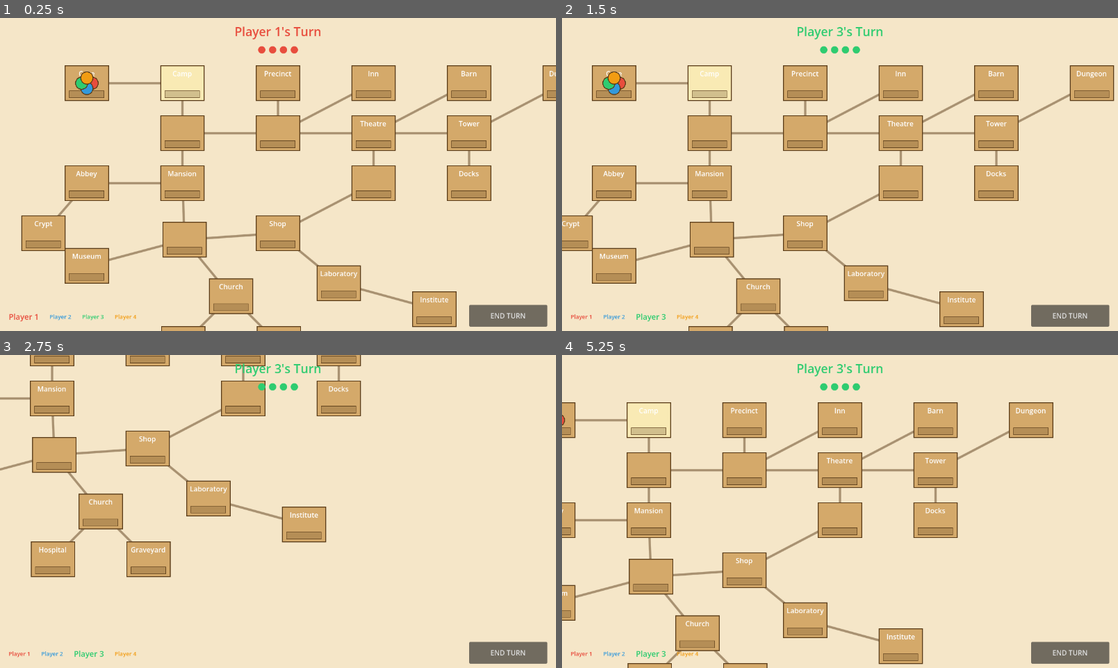
Above: before the commit, frames 1-4 (two rows, left to right).
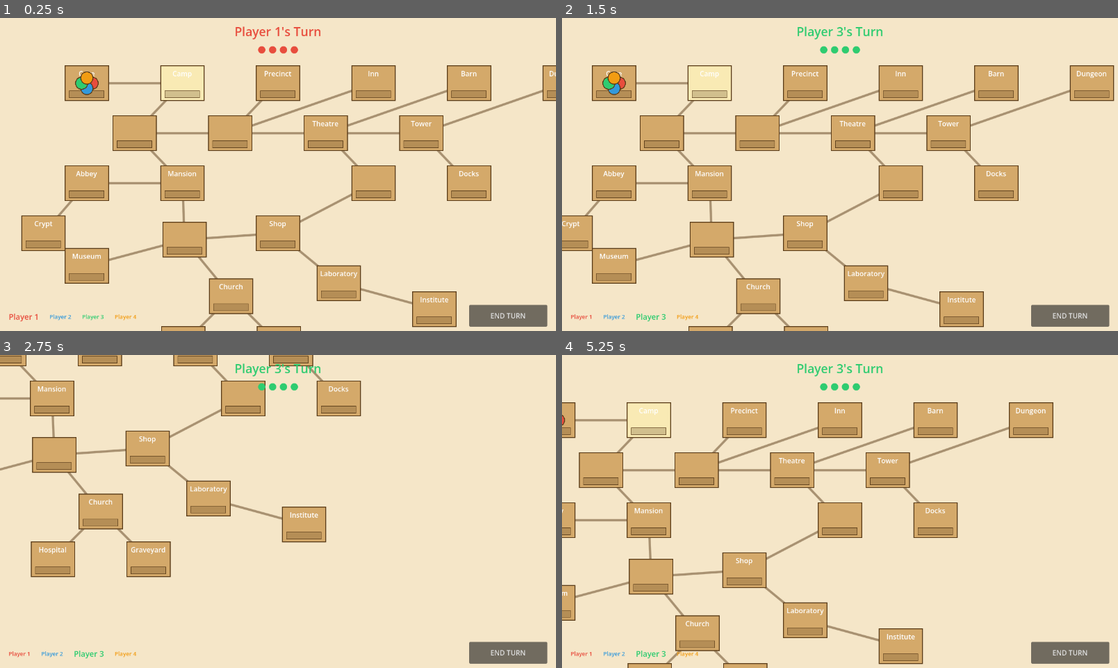
Above: after the commit, the same moments.

Repository: arlopurcell/horrified-board-game
Game: Godot game, scene res://scenes/Main.tscn
Two runs of this game, one before a commit and one after it. Both use one fixed random seed, a clock stepped at 60 frames per second and the inputs below. The project has no main scene, so this scene is started directly.
Inputs (mouse positions are in pixels of both pictures, inside the frame that each line leads up to):
- Up to frame 1 (0.25 s): no input
- Up to frame 2 (1.5 s): click "END TURN" at 0.5 s; tap Enter at 1.25 s; move the mouse to (628, 64) at 1.27 s; hold D from 1.28 s (still down); click (628, 64) at 1.42 s
- Up to frame 3 (2.75 s): move the mouse to (38, 401) at 2.02 s; release D at 2.03 s; hold S from 2.03 s (still down); click (38, 401) at 2.17 s
- Up to frame 4 (5.25 s): move the mouse to (784, 380) at 2.77 s; release S at 2.78 s; hold D 2.78-3.53 s; click (784, 380) at 2.92 s; move the mouse to (756, 373) at 3.52 s; hold W 3.53-4.28 s; click (756, 373) at 3.67 s; move the mouse to (650, 392) at 4.27 s; hold A from 4.28 s (still down); click (650, 392) at 4.42 s; move the mouse to (678, 401) at 5.02 s; click (678, 401) at 5.17 s

The runs differ from the first frame. In frame 1, 8.1% of the frame differs, in the area x 20-98%, y 22-48%; in frame 2, 8.1%; in frame 3, 2.3%; in frame 4, 8.1%, in the area x 3-81%, y 22-48%.

Commit message:
data: shift second row 110px left

Diff:
--- a/resources/data/board.tres
+++ b/resources/data/board.tres
@@ -55,7 +55,7 @@
 script = ExtResource("2")
 id = 6
 name = ""
-position = Vector2(420, 265)
+position = Vector2(310, 265)
 neighbors = [1, 7, 11]
 has_item = false
 
@@ -63,7 +63,7 @@
 script = ExtResource("2")
 id = 7
 name = ""
-position = Vector2(640, 265)
+position = Vector2(530, 265)
 neighbors = [6, 2, 3, 8]
 has_item = false
 
@@ -71,7 +71,7 @@
 script = ExtResource("2")
 id = 8
 name = "Theatre"
-position = Vector2(860, 265)
+position = Vector2(750, 265)
 neighbors = [7, 4, 9, 17]
 has_item = false
 
@@ -79,7 +79,7 @@
 script = ExtResource("2")
 id = 9
 name = "Tower"
-position = Vector2(1080, 265)
+position = Vector2(970, 265)
 neighbors = [8, 13, 5]
 has_item = false
 
